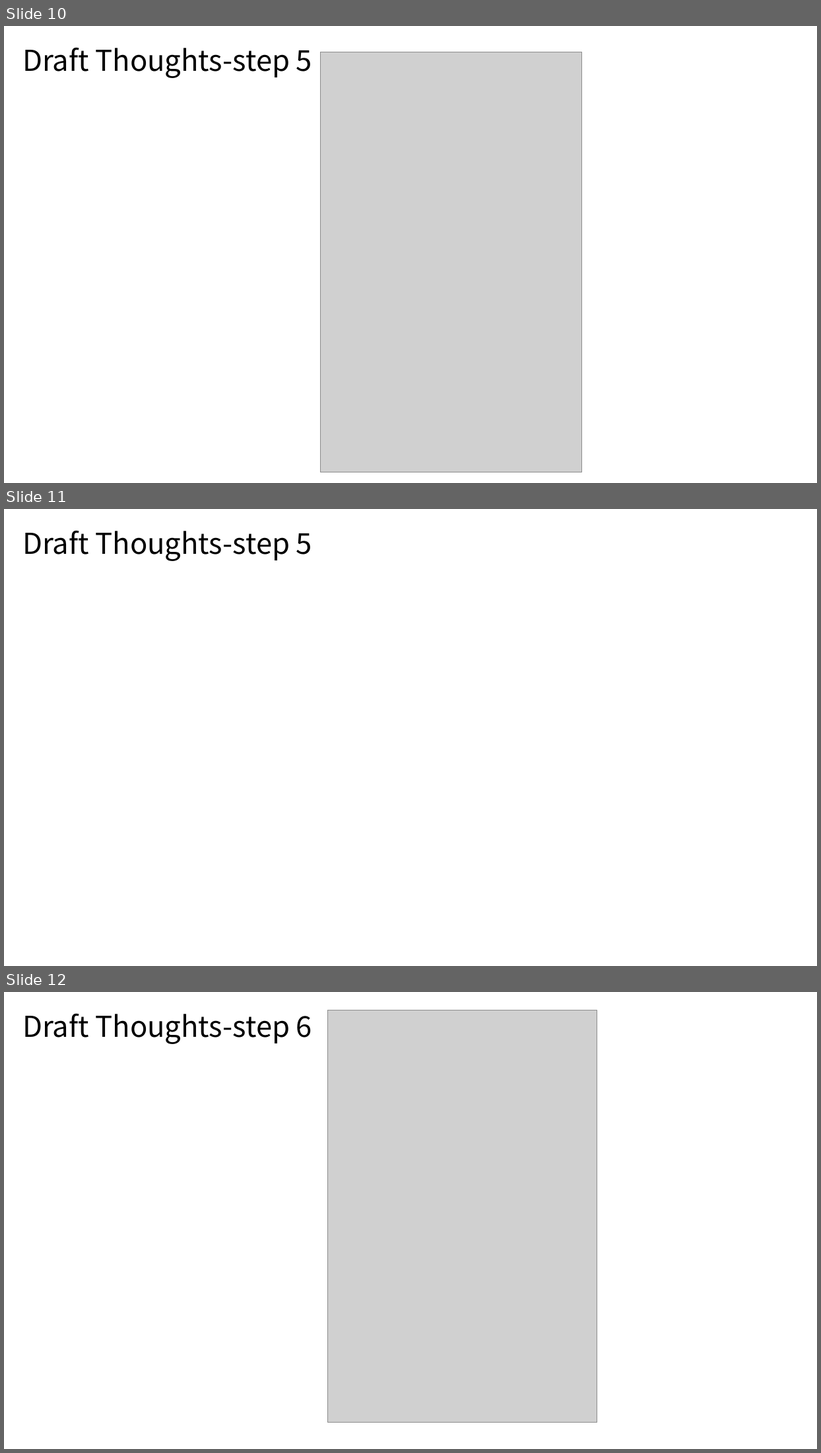
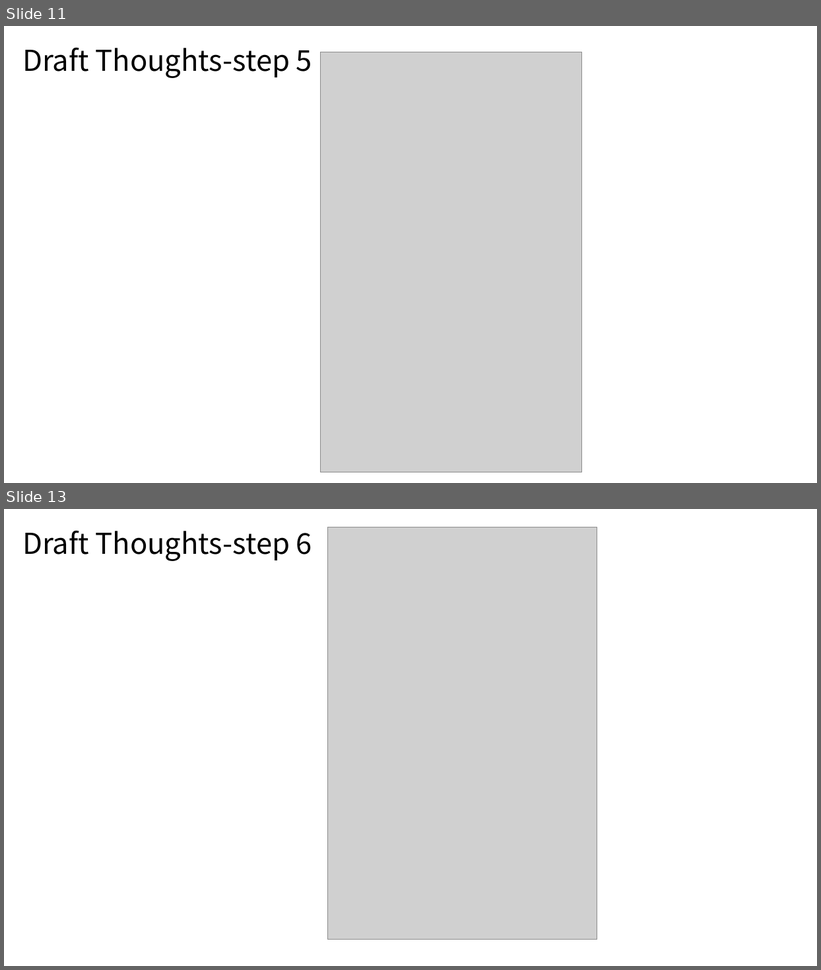
Before and after one commit to xrick/RickLiao-Repo, a slide deck: MyResearches/BCLearning+ProtoNet/Thoughts/bclearning+protonet_thoughts01.pptx. Shown one above the other, each under a label of ours: slides 10, 11 and 12 before the commit, slides 11 and 13 after it; the slides between them are not shown. The pictures are 821x1453 and 821x970 pixels, drawn with LibreOffice and Linux fonts; fonts in the diff are those of the drawing; grey boxes stand for pictures. Boxes give left, top, right and bottom in pixels: in the first picture for what was removed or moved away, otherwise in the second. Text is boxed around its words. In the diff, an @@ line names an element or a change of style, - is before the commit and + after.

```diff
--- a/MyResearches/BCLearning+ProtoNet/Thoughts/bclearning+protonet_thoughts01.pptx
+++ b/MyResearches/BCLearning+ProtoNet/Thoughts/bclearning+protonet_thoughts01.pptx
@@ slide 11 removed at [4, 509, 817, 966], background #FFFFFF @@
@@ title removed at [22, 530, 312, 561] @@
-Draft Thoughts-step 5
@@ what was slide 10 is now slide 11 @@
@@ what was slide 12 is now slide 13 @@
```
Also in this commit, not shown: 3 slides added, 1 other slide removed, 37 other files.
